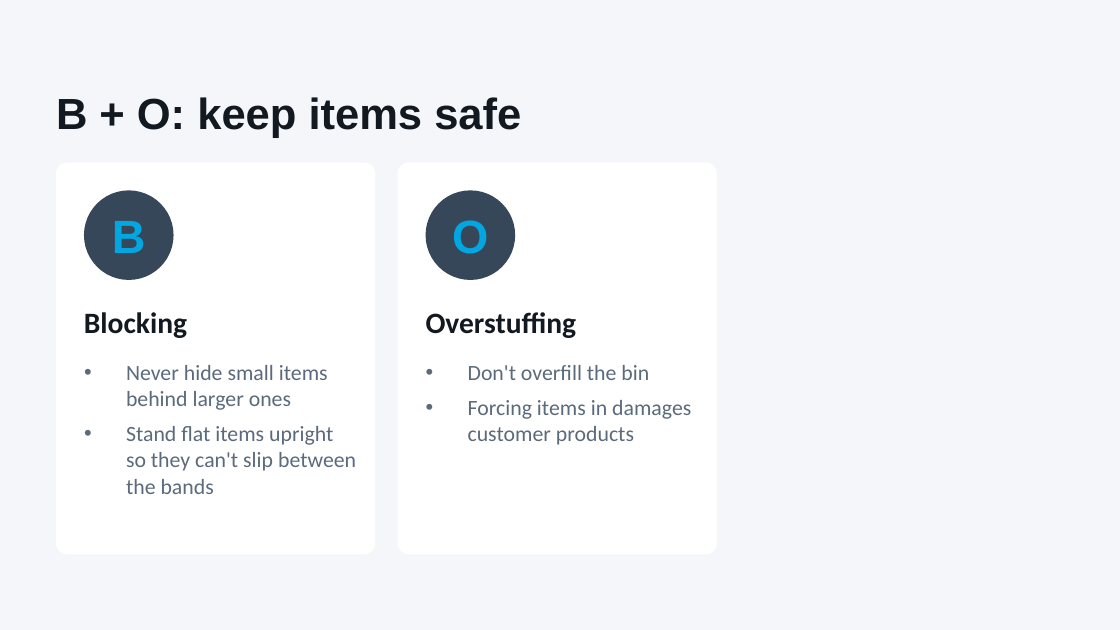
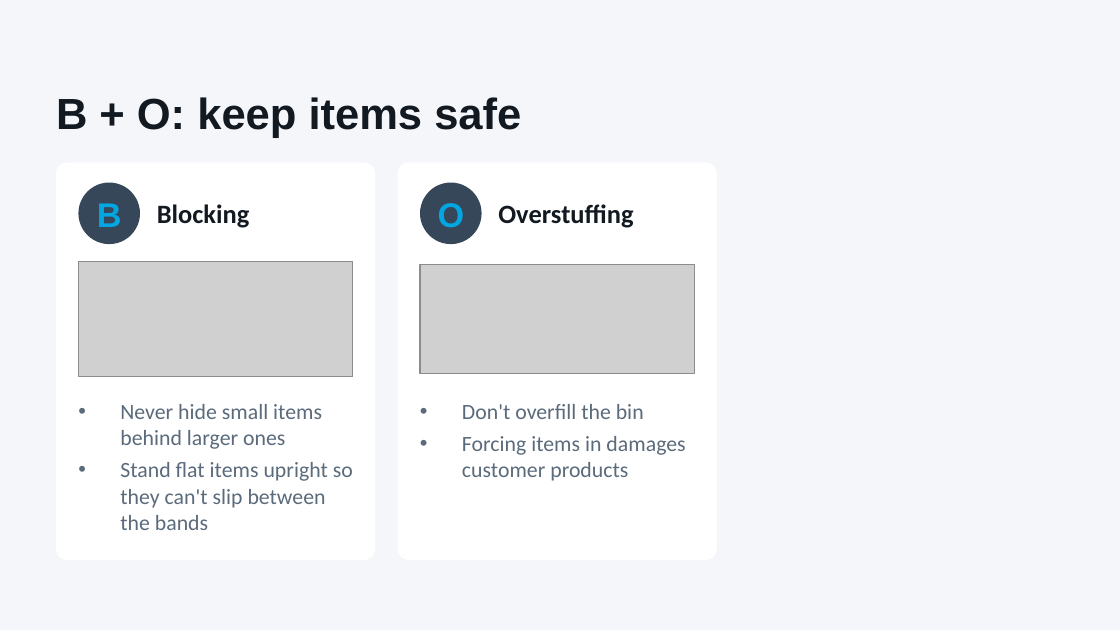
Before and after one commit to vanfryddie/beanstalkx, a slide deck: slide 13 of APMT_Coaching_Stow_FFF_ROBOTSS.pptx. Drawn at 1120x630 pixels with LibreOffice and Linux fonts; fonts in the diff are those of the drawing; grey boxes stand for pictures; background and template pictures are left out. Boxes give left, top, right and bottom in pixels: in the first picture for what was removed or moved away, otherwise in the second. Text is boxed around its words. In the diff, an @@ line names an element or a change of style, - is before the commit and + after.

```diff
--- a/APMT_Coaching_Stow_FFF_ROBOTSS.pptx
+++ b/APMT_Coaching_Stow_FFF_ROBOTSS.pptx
@@ rounded rectangle: place and size @@
-rounded rectangle at <box>56,162,375,554</box>
+rounded rectangle at <box>56,162,375,560</box>
@@ rounded rectangle: place and size @@
-rounded rectangle at <box>398,162,717,554</box>
+rounded rectangle at <box>398,162,717,560</box>
@@ text "B": place and size @@
-text "B" at <box>112,221,146,253</box>
+text "B" at <box>97,203,122,227</box>
@@ text "B" at <box>97,203,122,227</box>: size 30 to 22 pt @@
@@ ellipse: place and size @@
-ellipse at <box>84,190,174,280</box>
+ellipse at <box>78,183,140,244</box>
@@ text "Blocking": place and size @@
-text "Blocking" at <box>84,312,187,338</box>
+text "Blocking" at <box>157,204,250,228</box>
@@ text "Blocking" at <box>157,204,250,228</box>: size 19 to 17 pt @@
@@ text "O" at <box>438,203,465,228</box>: size 30 to 22 pt @@
@@ text "O": place and size @@
-text "O" at <box>452,220,488,254</box>
+text "O" at <box>438,203,465,228</box>
@@ ellipse: place and size @@
-ellipse at <box>426,190,515,280</box>
+ellipse at <box>420,183,482,244</box>
@@ text "Overstuffing" at <box>498,204,633,228</box>: size 19 to 17 pt @@
@@ text "Overstuffing": place and size @@
-text "Overstuffing" at <box>426,312,577,338</box>
+text "Overstuffing" at <box>498,204,633,228</box>
@@ picture added at <box>78,262,353,377</box> @@
@@ picture added at <box>420,264,694,373</box> @@
@@ text "Never hide small items behind ...": place and size @@
-text "Never hide small items behind ..." at <box>126,365,356,494</box>
+text "Never hide small items behind ..." at <box>120,404,353,530</box>
@@ text "Never hide small items behind ..." at <box>120,404,353,530</box>: less space between paragraphs @@
@@ text "Don't overfill the bin" at <box>462,404,685,481</box>: less space between paragraphs @@
@@ text "Don't overfill the bin": place and size @@
-text "Don't overfill the bin" at <box>468,365,691,445</box>
+text "Don't overfill the bin" at <box>462,404,685,481</box>
```
Also in this commit, not shown: 2 other slides changed, 1 slide added, 1 other file.
